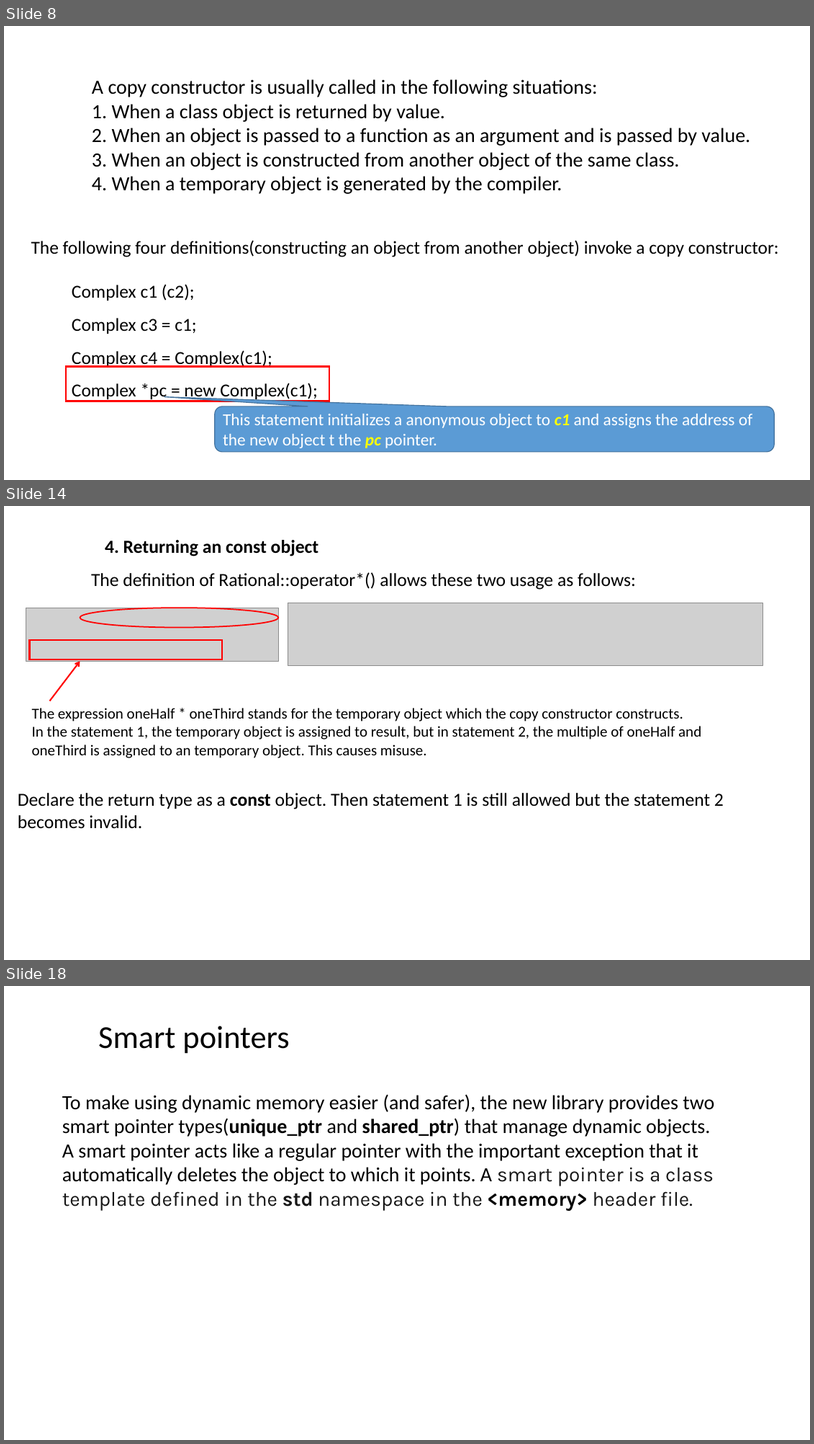
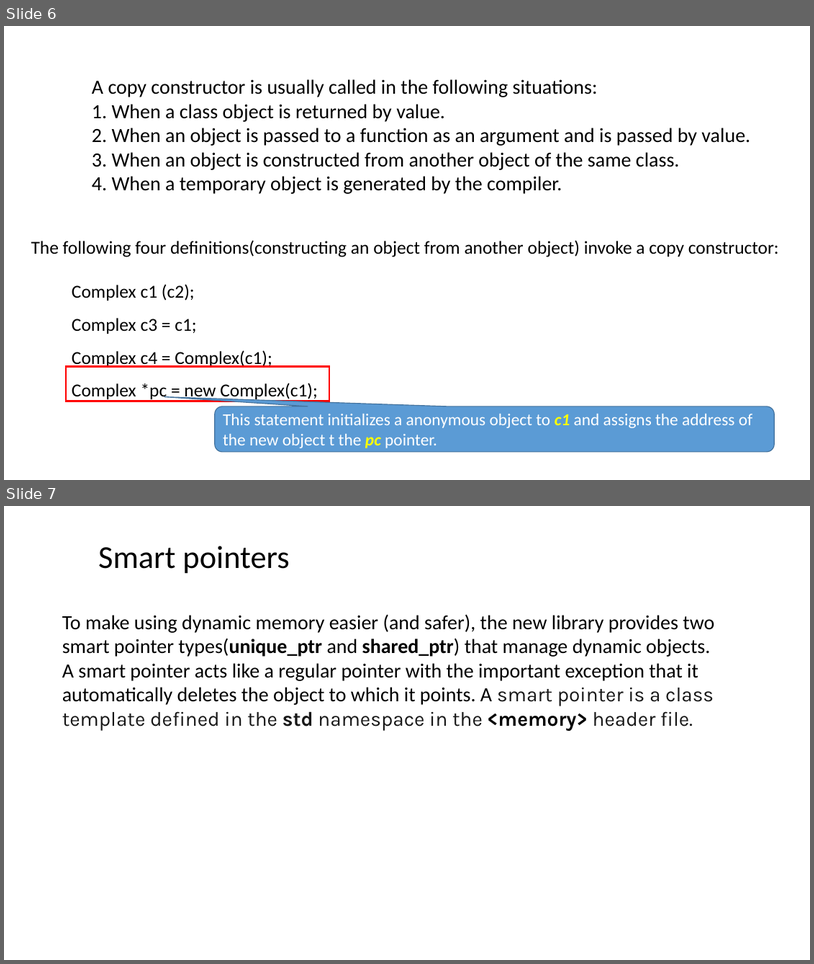
Before and after one commit to ShiqiYu/CPP, a slide deck: week11/Lab11.pptx. Shown one above the other, each under a label of ours: slides 8, 14 and 18 before the commit, slides 6 and 7 after it; the slides between them are not shown. The pictures are 814x1444 and 814x964 pixels, drawn with LibreOffice and Linux fonts; fonts in the diff are those of the drawing; grey boxes stand for pictures; background and template pictures are left out. Boxes give left, top, right and bottom in pixels: in the first picture for what was removed or moved away, otherwise in the second. Text is boxed around its words. In the diff, an @@ line names an element or a change of style, - is before the commit and + after.

```diff
--- a/week11/Lab11.pptx
+++ b/week11/Lab11.pptx
@@ slide 14 removed at <box>4,506,810,960</box>, background #FFFFFF @@
@@ text removed at <box>105,540,319,556</box> @@
-  4. Returning an const object
@@ text removed at <box>91,572,636,590</box> @@
-  The definition of Rational::operator*() allows these two usage as follows:
@@ picture removed at <box>26,608,278,661</box> @@
@@ ellipse removed at <box>80,608,278,628</box> @@
@@ picture removed at <box>288,603,763,666</box> @@
@@ rectangle removed at <box>29,640,222,659</box> @@
@@ arrow removed from (50, 701) to (80, 661) @@
@@ text removed at <box>32,708,702,758</box> @@
-The expression oneHalf * oneThird stands for the temporary object which the copy constructor constructs.
-In the statement 1, the temporary object is assigned to result, but in statement 2, the multiple of oneHalf and
-oneThird is assigned to an temporary object. This causes misuse.
@@ text removed at <box>18,793,724,829</box> @@
-  Declare the return type as a const object. Then statement 1 is still allowed but the statement 2
-  becomes invalid.
@@ what was slide 8 is now slide 6 @@
@@ what was slide 18 is now slide 7 @@
```
Also in this commit, not shown: 2 slides changed, 2 slides added, 13 other slides removed.
